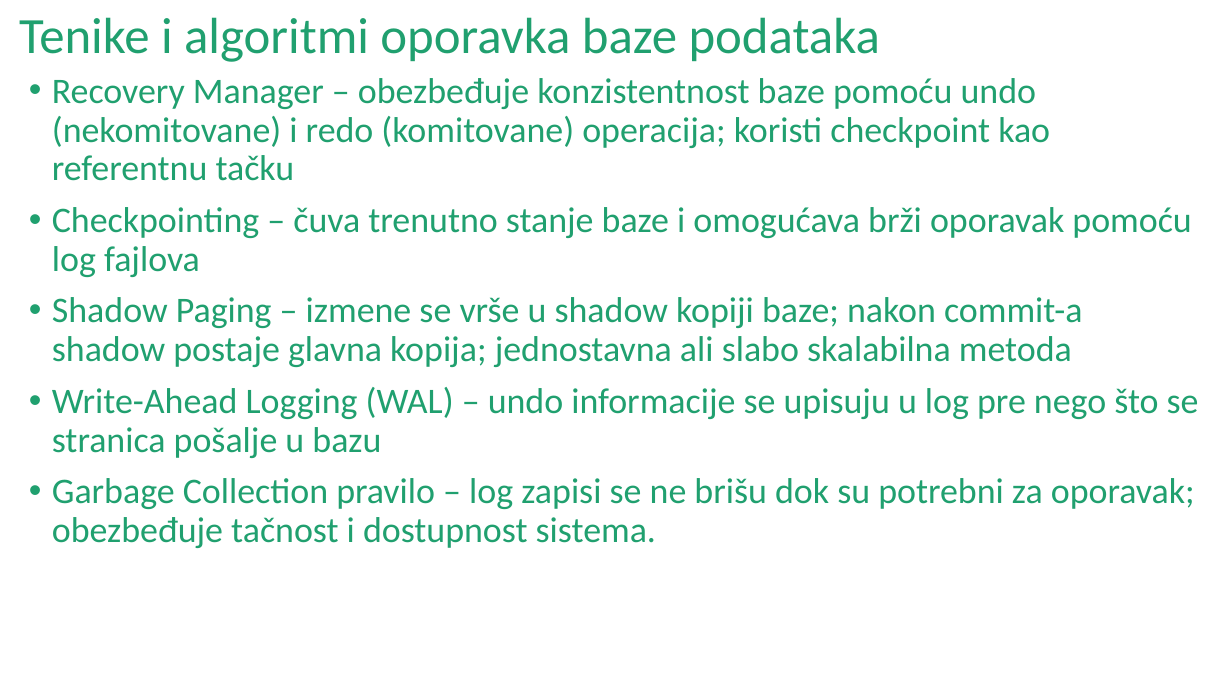
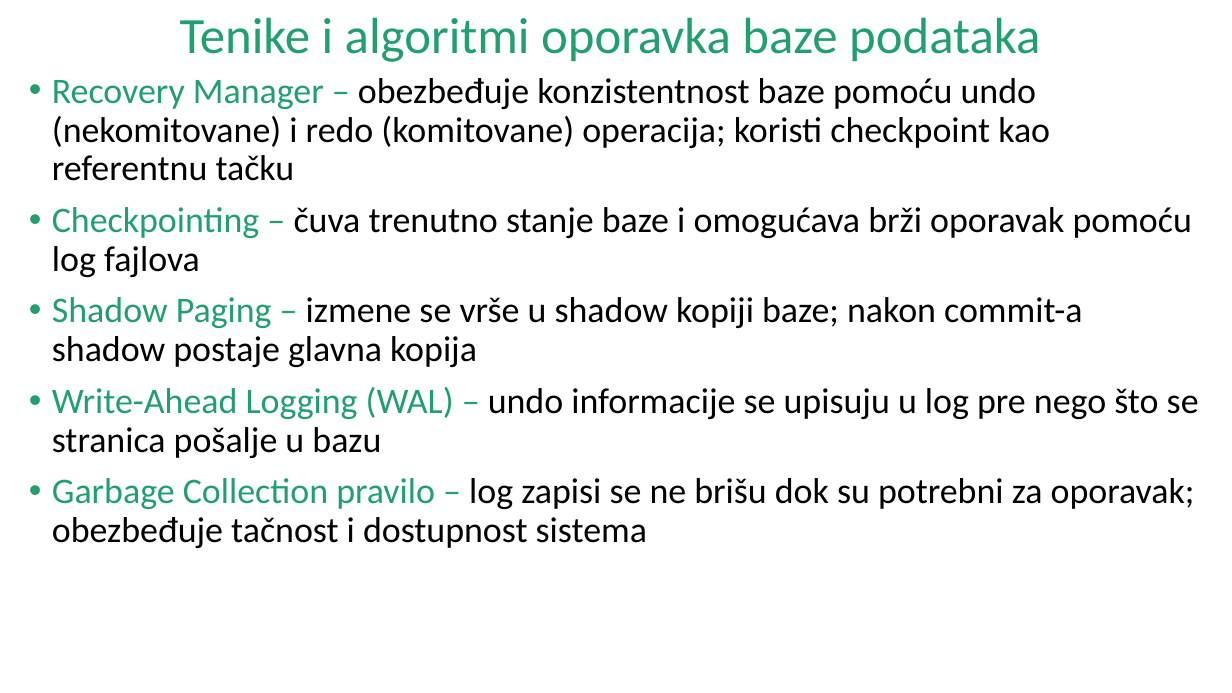
Before and after one commit to Bukumira/oporavak-baze-podataka-PostgreSQL, a slide deck: slide 4 of Seminarski_rad_2.pptx. Drawn at 1232x693 pixels with LibreOffice and Linux fonts; fonts in the diff are those of the drawing. Boxes give left, top, right and bottom in pixels: in the first picture for what was removed or moved away, otherwise in the second. Text is boxed around its words. In the diff, an @@ line names an element or a change of style, - is before the commit and + after.

```diff
--- a/Seminarski_rad_2.pptx
+++ b/Seminarski_rad_2.pptx
@@ title "Tenike i algoritmi oporavka baze ..." at (180, 17, 1040, 62): alignment left to centre @@
@@ text at (52, 78, 1199, 458): text colour #20A06F to #000000 in "obezbeđuje konzistentnost baze pomoću undo (nekomitovane) i ...", "čuva trenutno stanje baze i omogućava brži ...", "undo informacije se upisuju u log pre ..." @@
@@ text at (52, 297, 1082, 367): text changed; text colour #20A06F to #000000 @@
-• Shadow Paging – izmene se vrše u shadow kopiji baze; nakon commit-a shadow postaje glavna kopija; jednostavna ali slabo skalabilna metoda
+• Shadow Paging – izmene se vrše u shadow kopiji baze; nakon commit-a shadow postaje glavna kopija
@@ text at (52, 478, 1195, 548): text changed; text colour #20A06F to #000000 @@
-• Garbage Collection pravilo – log zapisi se ne brišu dok su potrebni za oporavak; obezbeđuje tačnost i dostupnost sistema.
+• Garbage Collection pravilo – log zapisi se ne brišu dok su potrebni za oporavak; obezbeđuje tačnost i dostupnost sistema
```
Also in this commit, not shown: 12 other slides changed.
